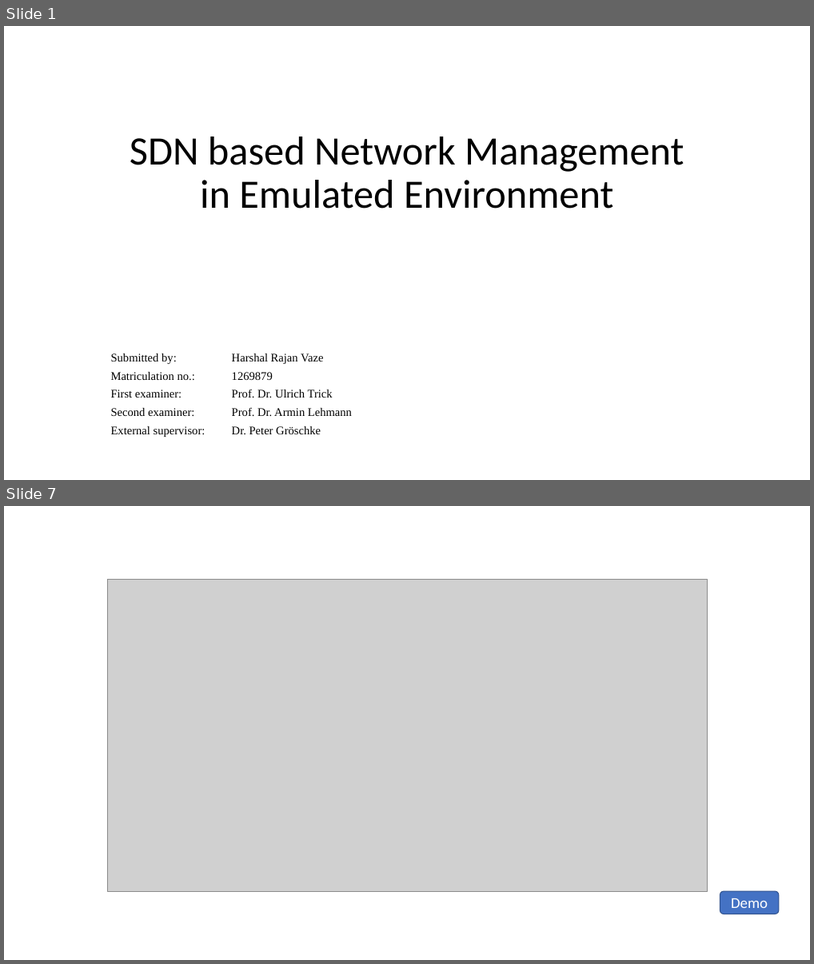
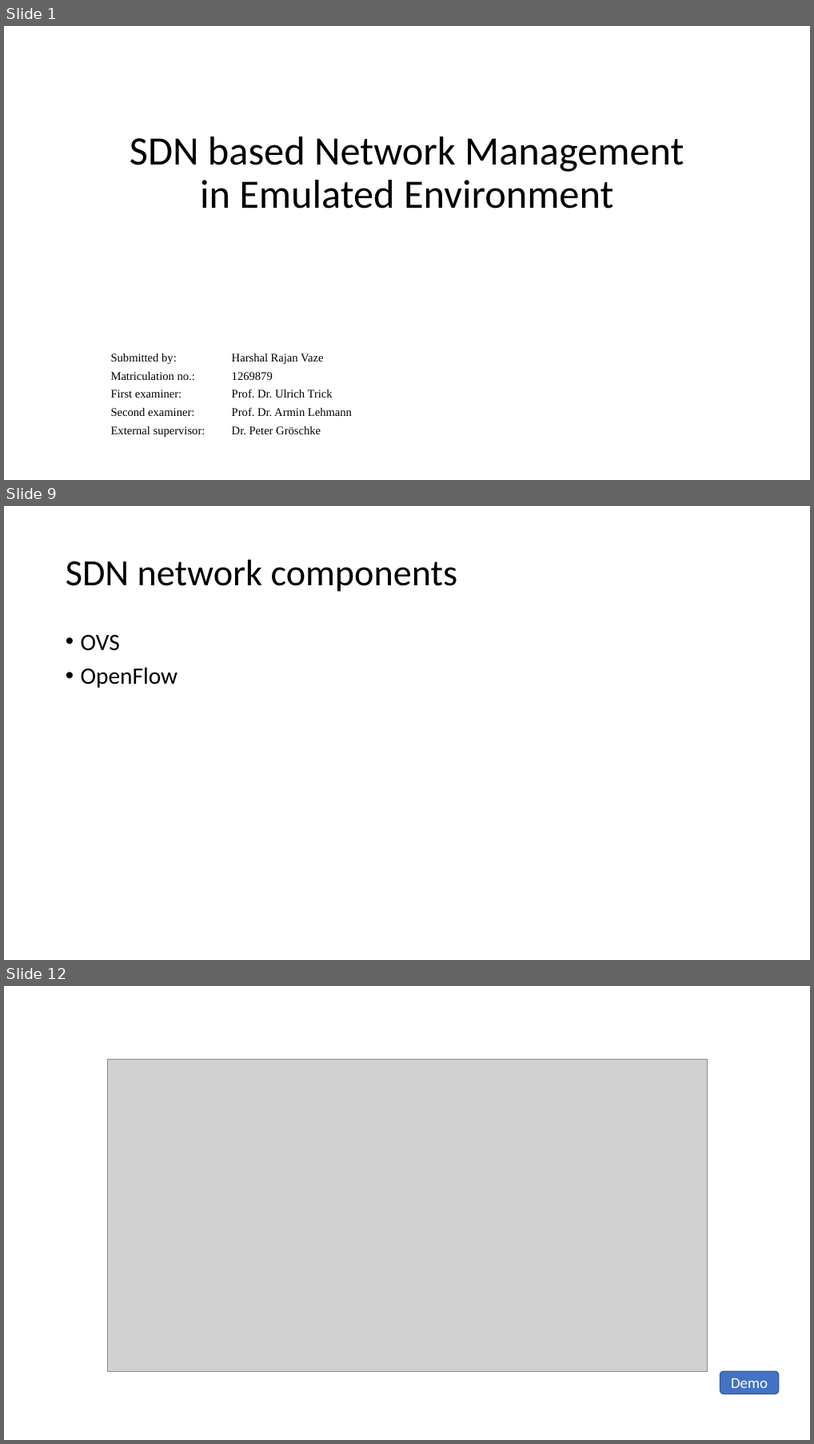
Before and after one commit to harshal-vaze/Software-Defined-Networking-with-ONOS, a slide deck: Thesis.pptx. Shown one above the other, each under a label of ours: slides 1 and 7 before the commit, slides 1, 9 and 12 after it; the slides between them are not shown. The pictures are 814x964 and 814x1444 pixels, drawn with LibreOffice and Linux fonts; fonts in the diff are those of the drawing; grey boxes stand for pictures. Boxes give left, top, right and bottom in pixels: in the first picture for what was removed or moved away, otherwise in the second. Text is boxed around its words. In the diff, an @@ line names an element or a change of style, - is before the commit and + after.

```diff
--- a/Thesis.pptx
+++ b/Thesis.pptx
@@ slide 9 added at box(4, 506, 810, 960), background #FFFFFF @@
@@ title added at box(66, 560, 458, 592), 44 pt, text #000000 @@
+SDN network components
@@ text added at box(81, 635, 178, 688), 28 pt, text #000000 @@
+• OVS
+• OpenFlow
@@ what was slide 7 is now slide 12 @@
```
Also in this commit, not shown: 6 other slides added, 1 other file.
